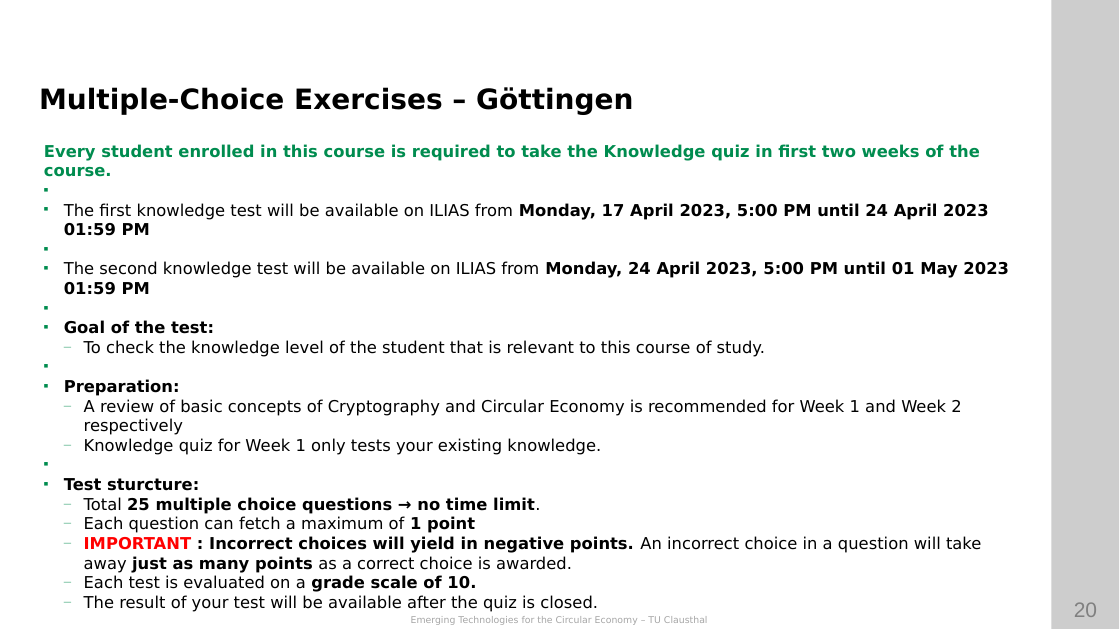
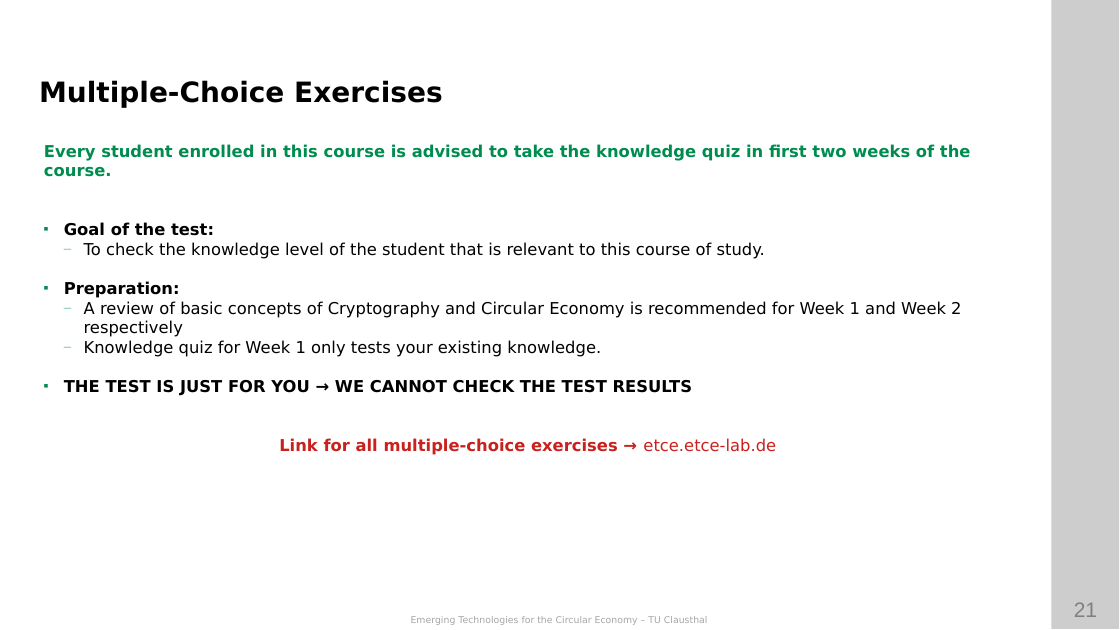
Before and after one commit to ETCE-LAB/teaching-material, a slide deck: slide 21 of Emerging-Technologies-for-the-Circular-Economy/ETCE-L00-Organization.pptx (slide 20 before the commit). Drawn at 1120x630 pixels with LibreOffice and Linux fonts; fonts in the diff are those of the drawing; background and template pictures are left out. Boxes give left, top, right and bottom in pixels: in the first picture for what was removed or moved away, otherwise in the second. Text is boxed around its words. In the diff, an @@ line names an element or a change of style, - is before the commit and + after.

Commit message:
* updated ETCE L00

```diff
--- a/Emerging-Technologies-for-the-Circular-Economy/ETCE-L00-Organization.pptx
+++ b/Emerging-Technologies-for-the-Circular-Economy/ETCE-L00-Organization.pptx
@@ text at (39,80,442,108): text changed @@
-Multiple-Choice Exercises – Göttingen
+Multiple-Choice Exercises
@@ text at (44,144,971,177): text changed; text colour #000000 to #008C4F @@
-Every student enrolled in this course is required to take the Knowledge quiz in first two weeks of the course.
-■ The first knowledge test will be available on ILIAS from Monday, 17 April 2023, 5:00 PM until 24 April 2023 01:59 PM
-■ The second knowledge test will be available on ILIAS from Monday, 24 April 2023, 5:00 PM until 01 May 2023 01:59 PM
+Every student enrolled in this course is advised to take the knowledge quiz in first two weeks of the course.
@@ text at (64,380,776,455): text changed; text colour #000000 to #C9211E; bold on @@
-■ Test sturcture:
-  — Total 25 multiple choice questions → no time limit.
-  — Each question can fetch a maximum of 1 point
-  — IMPORTANT : Incorrect choices will yield in negative points. An incorrect choice in a question will take away just as many points as a correct choice is awarded.
-  — Each test is evaluated on a grade scale of 10.
-  — The result of your test will be available after the quiz is closed.
+■ THE TEST IS JUST FOR YOU → WE CANNOT CHECK THE TEST RESULTS
+Link for all multiple-choice exercises → etce.etce-lab.de
@@ page number at (1074,602,1097,617): text changed @@
-20
+21
```
Also in this commit, not shown: 10 other slides changed, 2 slides added, 8 slides removed, 1 other file.
